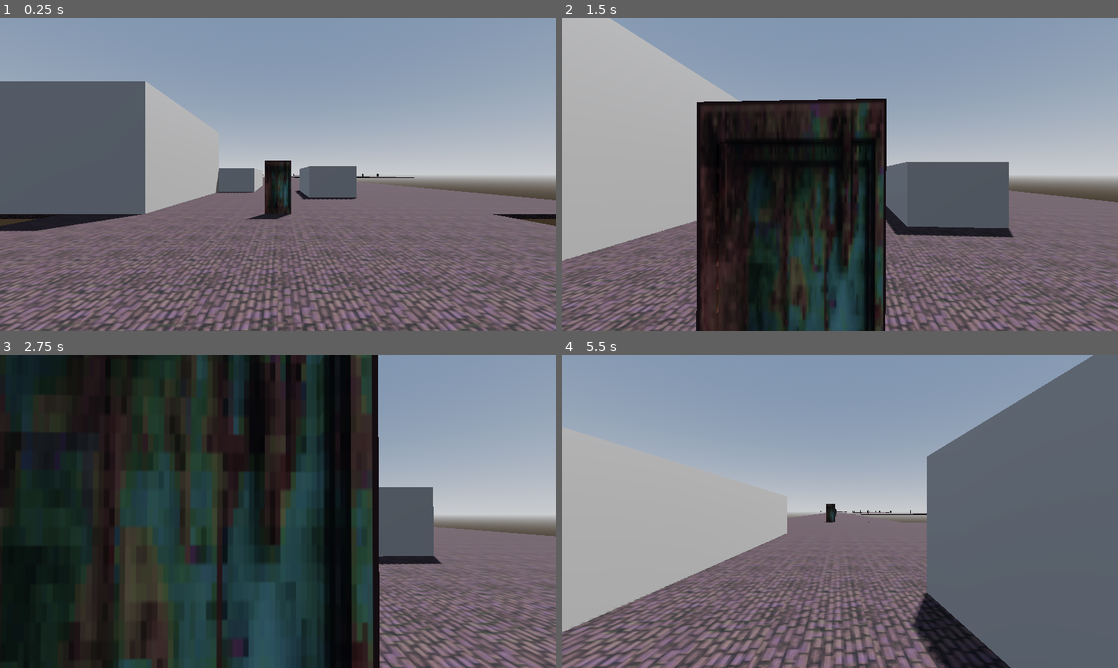
Above: before the commit, frames 1-4 (two rows, left to right).
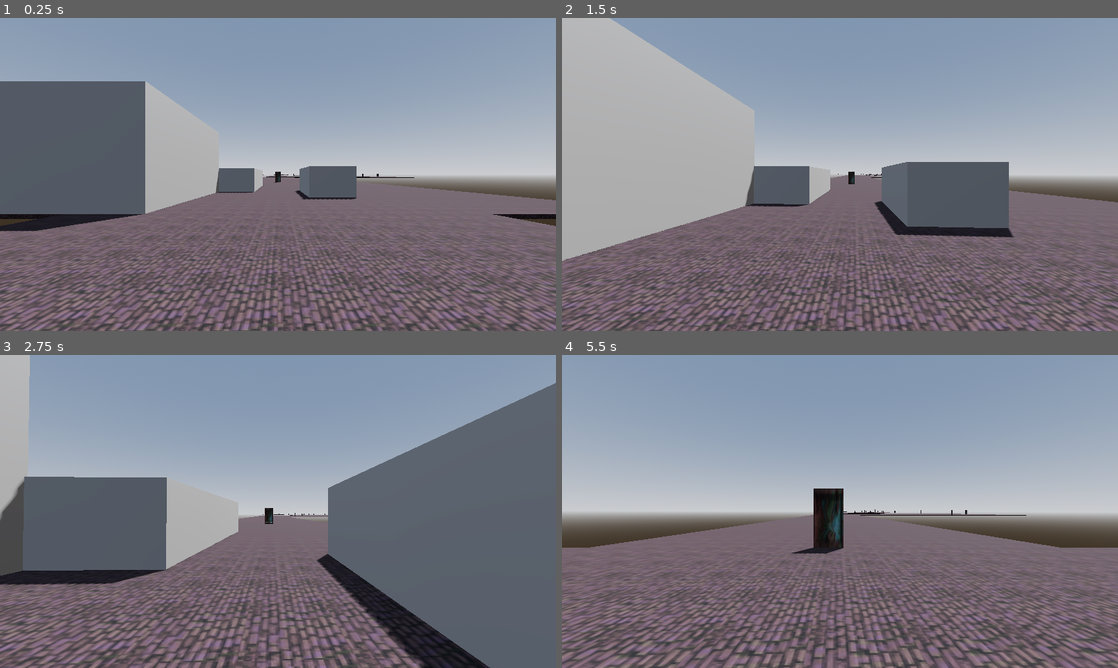
Above: after the commit, the same moments.

Repository: slop-inc/algebra-game-jam
Game: Godot game, scene res://scenes/rooms/game.tscn
Same seed, same stepped clock (60 frames per second), same inputs: the game is played once before the commit and once after it. This scene is started directly instead of the project's main scene.
Inputs (mouse positions are in pixels of both pictures, inside the frame that each line leads up to):
- Up to frame 1 (0.25 s): no input
- Up to frame 2 (1.5 s): tap Enter at 0.5 s; move the mouse to (867, 174) at 0.52 s; hold W (up_move) from 0.53 s (still down); tap Shift (dash) at 0.6 s; click (867, 174) at 0.67 s; tap Space (jump) at 0.77 s; move the mouse to (812, 174) at 1.27 s; click (812, 174) at 1.35 s
- Up to frame 3 (2.75 s): keep holding W (up_move); tap Space (jump) at 1.52 s; move the mouse to (289, 505) at 2.02 s; tap Ctrl (slam) at 2.1 s
- Up to frame 4 (5.5 s): keep holding W (up_move); move the mouse to (834, 517) at 2.77 s; tap Shift (dash) at 2.85, 5.1 s; click (834, 517) at 2.92 s; tap Space (jump) at 3.02, 3.77, 4.52 s; move the mouse to (878, 514) at 3.52 s; click (878, 514) at 3.6 s; move the mouse to (795, 508) at 4.27 s; tap Ctrl (slam) at 4.35 s; move the mouse to (845, 511) at 5.02 s; click (845, 511) at 5.17 s

The runs differ from the first frame. In frame 1, 0.9% of the frame differs, in the area x 44-53%, y 45-65%; in frame 2, 25%; in frame 3, 85%, in the area x 0-100%, y 0-100%; in frame 4, 45%.

Commit message:
I am fixing doors and shit cause I'm on the fucking game jam

Diff:
--- a/scenes/building_blocks/door.tscn
+++ b/scenes/building_blocks/door.tscn
@@ -21,7 +21,7 @@
 script = ExtResource("1_hgf7s")
 
 [node name="PhysicsDoor" type="RigidBody3D" parent="." unique_id=1068996962]
-visible = false
+transform = Transform3D(-1, 0, -8.742278e-08, 0, 1, 0, 8.742278e-08, 0, -1, 0, 0, 0)
 
 [node name="MeshInstance3D" type="MeshInstance3D" parent="PhysicsDoor" unique_id=454398957]
 transform = Transform3D(1, 0, 0, 0, 1, 0, 0, 0, 1, 0, 1, 0)
@@ -36,6 +36,8 @@
 transform = Transform3D(1, 0, 0, 0, 1, 0, 0, 0, 1, 0, 1.0500001, 0)
 
 [node name="StaticDoor" type="StaticBody3D" parent="." unique_id=264348285]
+transform = Transform3D(-1, 0, -8.742278e-08, 0, 1, 0, 8.742278e-08, 0, -1, 0, 0, 0)
+visible = false
 
 [node name="CollisionShape3D" type="CollisionShape3D" parent="StaticDoor" unique_id=1683745071]
 transform = Transform3D(1, 0, 0, 0, 1, 0, 0, 0, 1, 0, 1, -2.6077032e-08)
--- a/scenes/rooms/catacomb/curved_left/curve_left_test.tscn
+++ b/scenes/rooms/catacomb/curved_left/curve_left_test.tscn
@@ -28,6 +28,7 @@
 transform = Transform3D(1, 0, 0, 0, 1, 0, 0, 0, 1, 0, 0, -1.0000019)
 
 [node name="Door2" parent="." unique_id=1497648598 instance=ExtResource("2_csmwg")]
+transform = Transform3D(2.9802322e-08, 0, 1, 0, 1, 0, -1, 0, 2.9802322e-08, -16, 0, -16)
 
 [node name="Room" type="Node3D" parent="." unique_id=710496453]
 
--- a/scenes/rooms/catacomb/curved_right/curve_right_test.tscn
+++ b/scenes/rooms/catacomb/curved_right/curve_right_test.tscn
@@ -29,6 +29,7 @@
 transform = Transform3D(1, 0, 0, 0, 1, 0, 0, 0, 1, 0, 0, -1.0000019)
 
 [node name="Door" parent="." unique_id=1497648598 instance=ExtResource("2_m62u0")]
+transform = Transform3D(-4.371139e-08, 0, -1, 0, 1, 0, 1, 0, -4.371139e-08, 16, 0, -16)
 
 [node name="Room" type="Node3D" parent="." unique_id=627971117]
 
--- a/scenes/rooms/catacomb/straight/straight_test.tscn
+++ b/scenes/rooms/catacomb/straight/straight_test.tscn
@@ -25,6 +25,7 @@
 transform = Transform3D(1, 0, 0, 0, 1, 0, 0, 0, 1, 0, 0, -1.0000019)
 
 [node name="Door2" parent="." unique_id=1497648598 instance=ExtResource("2_eg8no")]
+transform = Transform3D(1, 0, 0, 0, 1, 0, 0, 0, 1, 0, 0, -32)
 
 [node name="Room" type="Node3D" parent="." unique_id=1918957510]
 
--- a/scenes/rooms/special_rooms/straight_playground.tscn
+++ b/scenes/rooms/special_rooms/straight_playground.tscn
@@ -27,6 +27,7 @@
 transform = Transform3D(1, 0, 0, 0, 1, 0, 0, 0, 1, 0, 0, -1.0000019)
 
 [node name="Door" parent="." unique_id=1497648598 instance=ExtResource("2_ss5yp")]
+transform = Transform3D(1, 0, 0, 0, 1, 0, 0, 0, 1, 0, 0, -32)
 
 [node name="Map" type="Node3D" parent="." unique_id=1742374590]
 
Not shown: 1 places in scenes/rooms/start_room.tscn that only renumber resources
